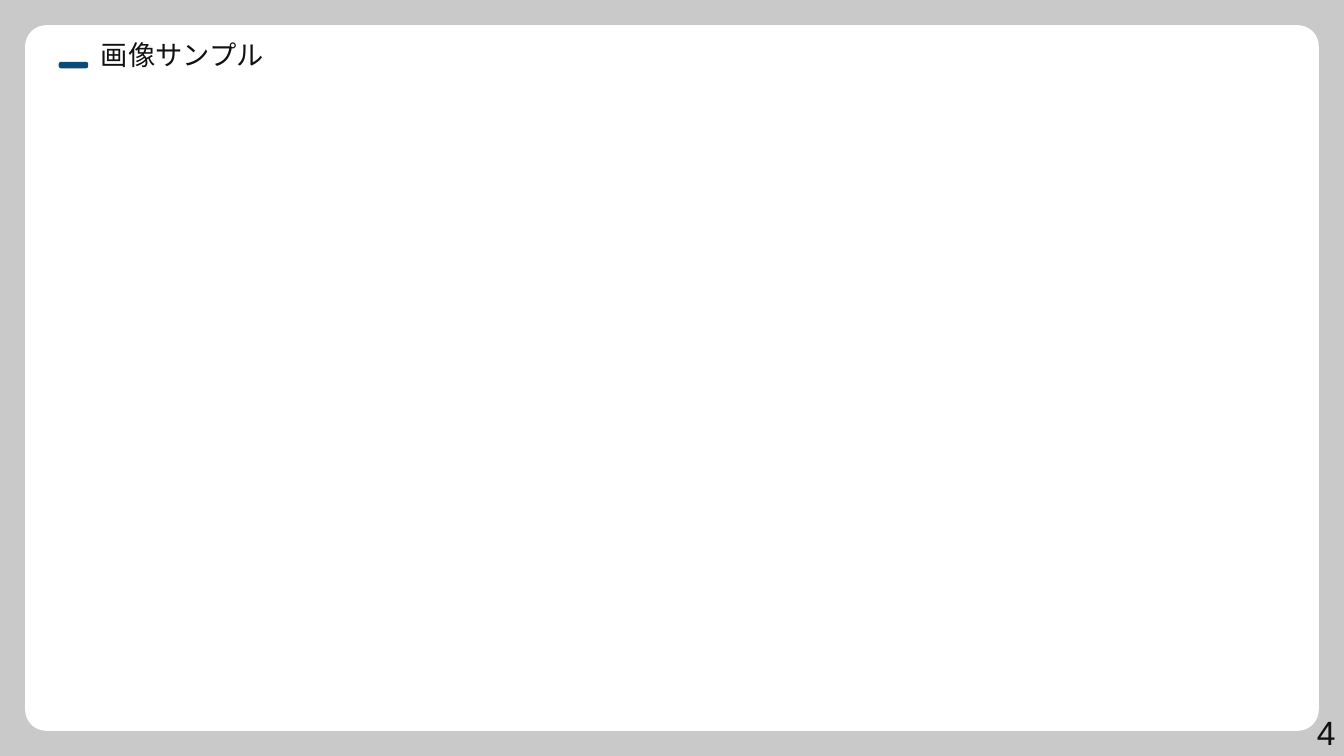
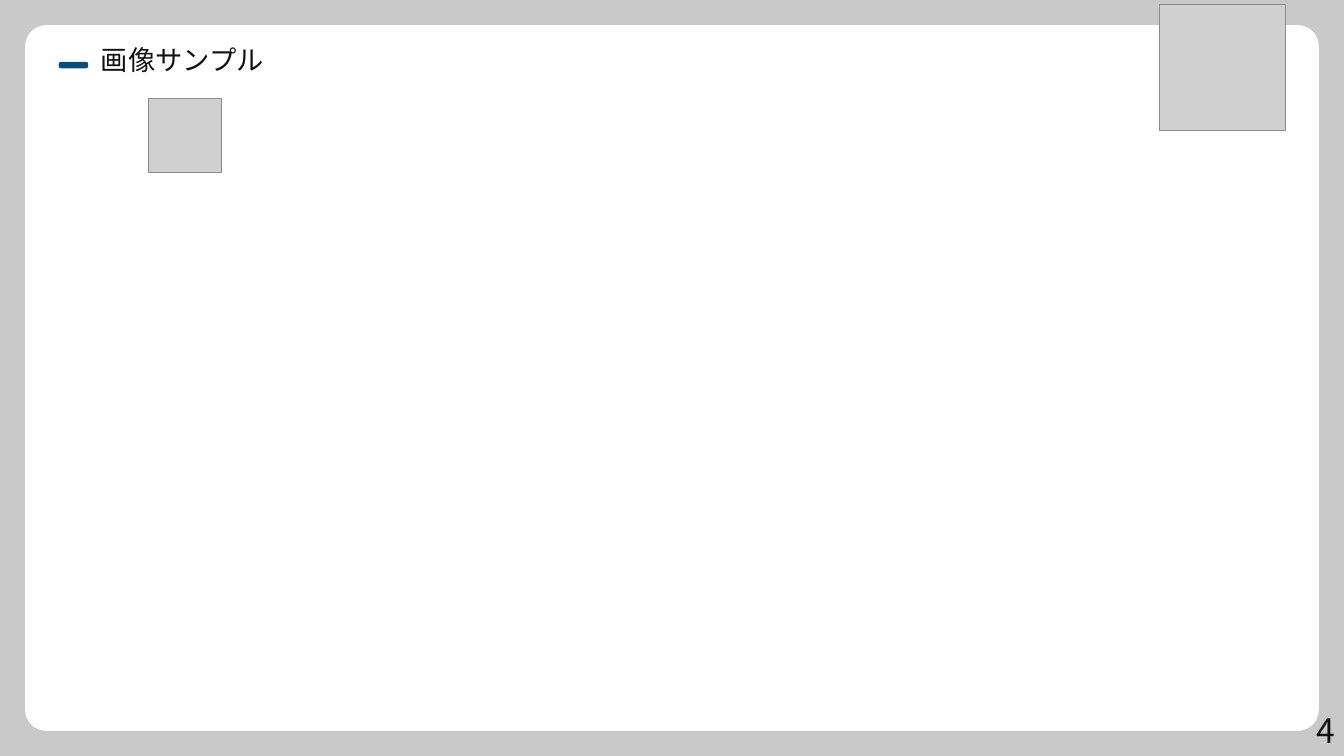
Before and after one commit to syarasyoujyu/create_presentation, a slide deck: slide 4 of prompts/marp-template.pptx. Drawn at 1344x756 pixels with LibreOffice and Linux fonts; fonts in the diff are those of the drawing; grey boxes stand for pictures. Boxes give left, top, right and bottom in pixels: in the first picture for what was removed or moved away, otherwise in the second. Text is boxed around its words. In the diff, an @@ line names an element or a change of style, - is before the commit and + after.

```diff
--- a/prompts/marp-template.pptx
+++ b/prompts/marp-template.pptx
@@ picture added at box(1159, 4, 1286, 130) @@
@@ text "画像サンプル" at box(101, 47, 264, 72): font Noto Sans CJK SC to Noto Sans CJK JP @@
@@ picture added at box(148, 99, 222, 172) @@
@@ text "4" at box(1317, 708, 1336, 743): font Arial to Noto Sans CJK JP @@
```
Also in this commit, not shown: 8 other slides changed, 6 other files.
